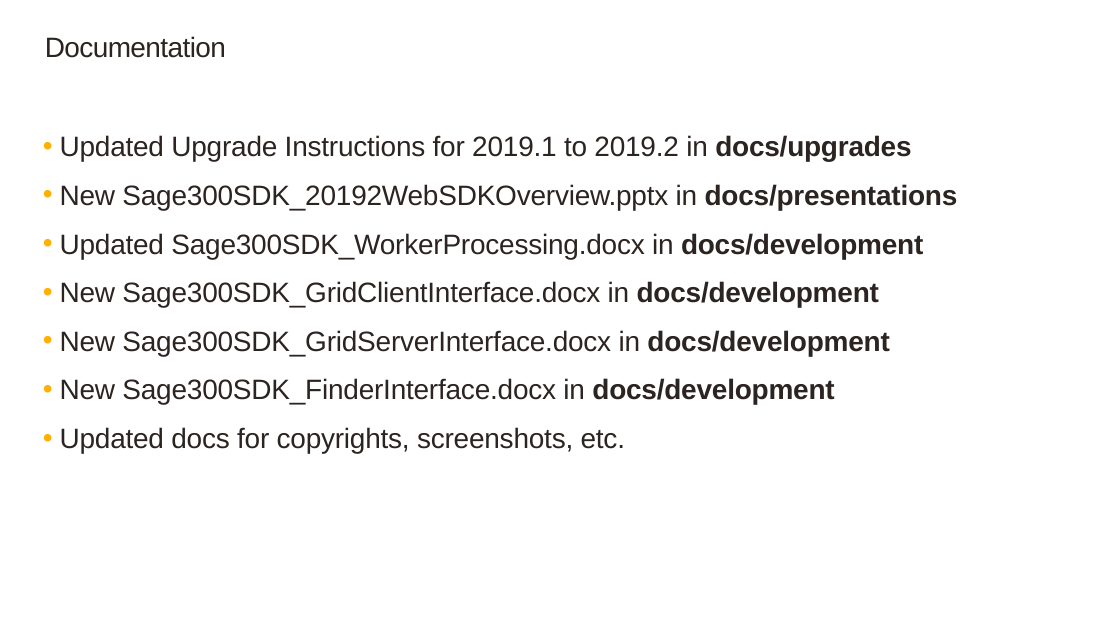
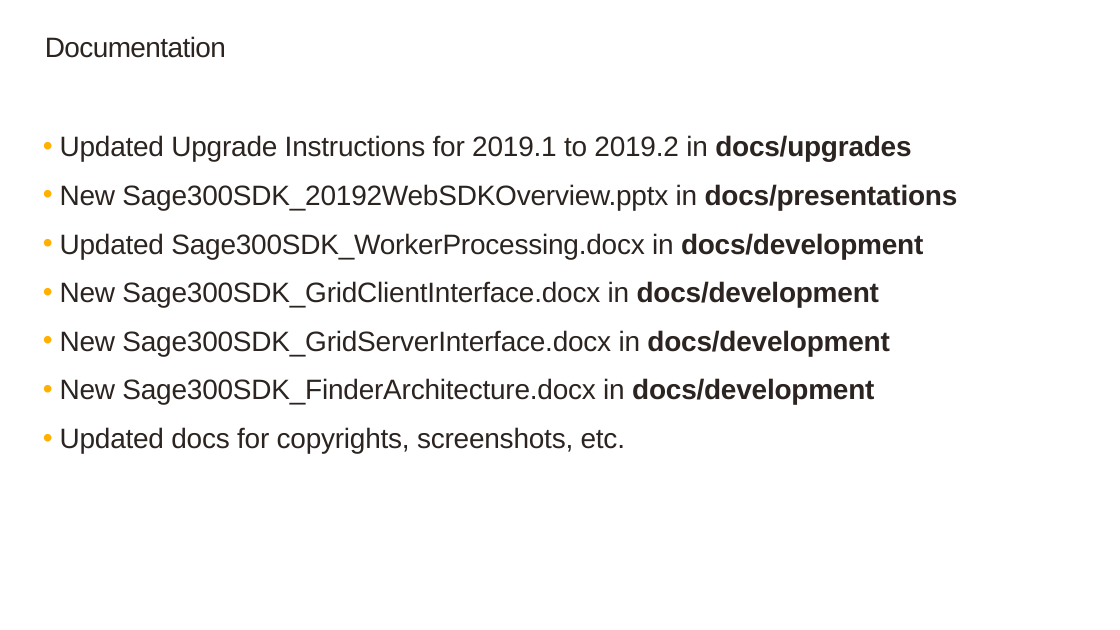
Before and after one commit to SageNADev/Sage300-SDK, a slide deck: slide 9 of docs/presentations/Sage300SDK_20192WebSDKOverview.pptx. Drawn at 1120x630 pixels with LibreOffice and Linux fonts; fonts in the diff are those of the drawing; background and template pictures are left out. Boxes give left, top, right and bottom in pixels: in the first picture for what was removed or moved away, otherwise in the second. Text is boxed around its words. In the diff, an @@ line names an element or a change of style, - is before the commit and + after.

Commit message:
Updated docs

```diff
--- a/docs/presentations/Sage300SDK_20192WebSDKOverview.pptx
+++ b/docs/presentations/Sage300SDK_20192WebSDKOverview.pptx
@@ text at (x1=60, y1=378, x2=874, y2=405): text changed @@
-  • New Sage300SDK_FinderInterface.docx in docs/development
+  • New Sage300SDK_FinderArchitecture.docx in docs/development
```
Also in this commit, not shown: 2 other slides changed, 1 other file.
